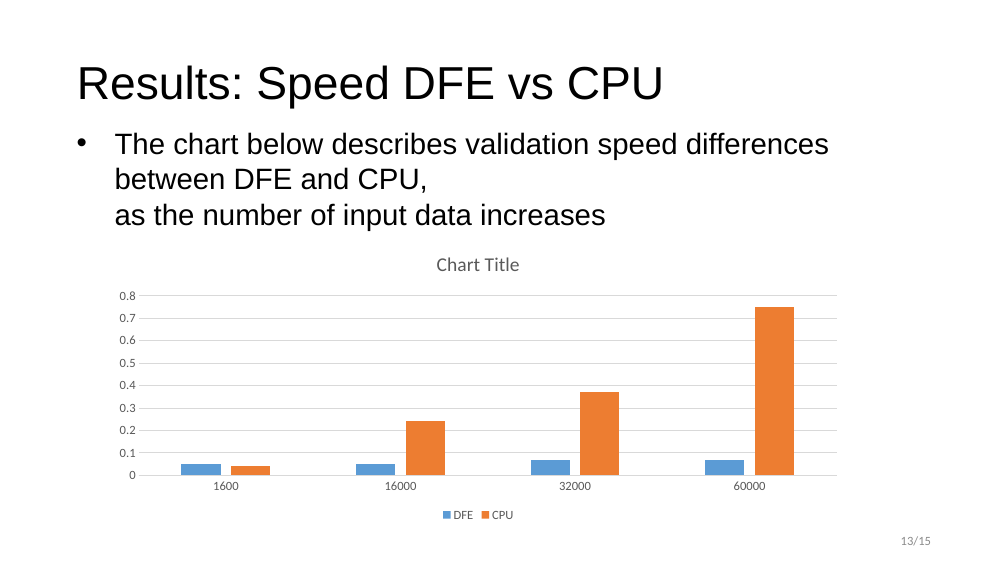
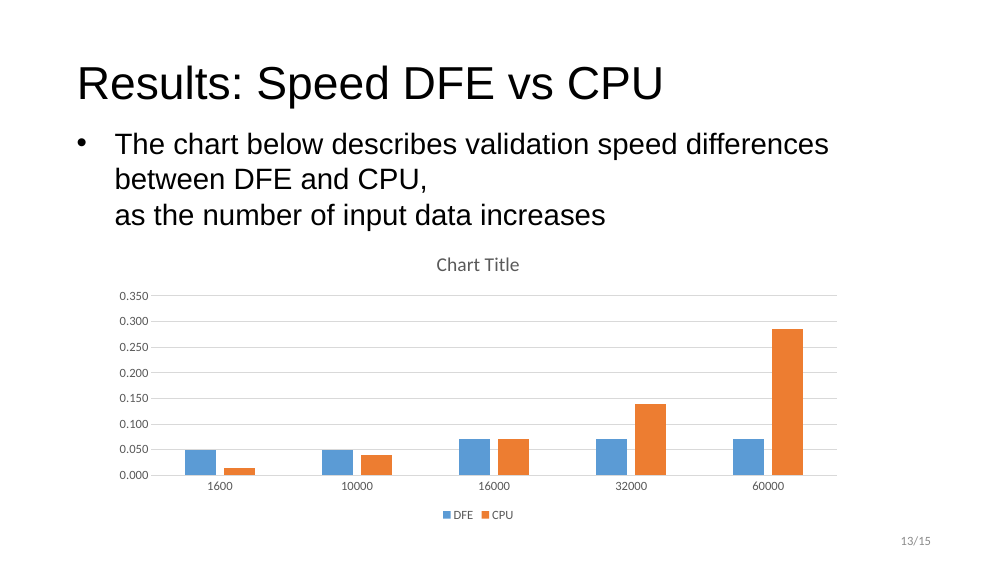
Before and after one commit to MarsaPalas/ImageRecognition, a slide deck: slide 13 of DOC/HybridMaxUser.pptx. Drawn at 1008x567 pixels with LibreOffice and Linux fonts; fonts in the diff are those of the drawing. Boxes give left, top, right and bottom in pixels: in the first picture for what was removed or moved away, otherwise in the second. Text is boxed around its words. In the diff, an @@ line names an element or a change of style, - is before the commit and + after.

```diff
--- a/DOC/HybridMaxUser.pptx
+++ b/DOC/HybridMaxUser.pptx
@@ column chart at <box>105,237,852,526</box> @@
-categories: 1600, 16000, 32000, 60000
+categories: 1600, 10000, 16000, 32000, 60000
-DFE: 0.05, 0.05, 0.07, 0.07
+DFE: 0.05, 0.05, 0.07, 0.07, 0.07
-CPU: 0.04, 0.24, 0.37, 0.75
+CPU: 0.014, 0.04, 0.07, 0.139, 0.286
@@ value axis changed @@
```
Also in this commit, not shown: 57 other files.
